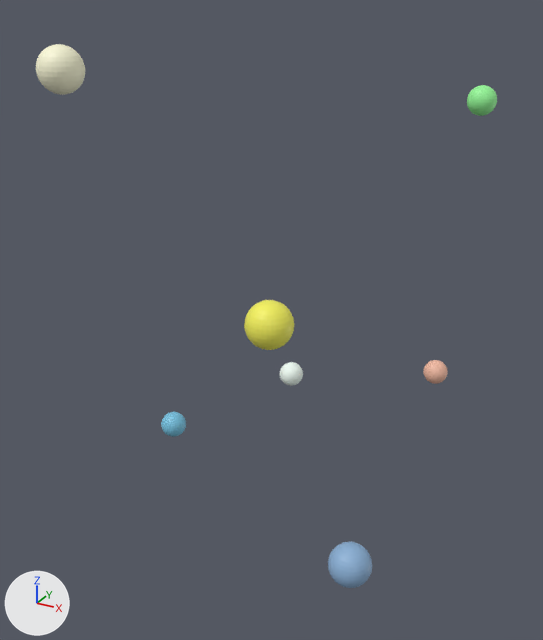
Renders of the Blender file Planets.blend from each side of a commit.
The view is the same before and after, from a camera (50 mm lens) standing at (13.3, -24.0, 12.3) and looking at (0.7, -1.0, 0.7). The lights are fixed; the arrows at lower left show +X, +Y and +Z.

The scene before the commit, as lines of its bpy script (objects in view):
```python
ob_p1 = bpy.data.objects.new('P1', me_sphere_307)
ob_p1.location = (4.763, 7.774, -4.466)
ob_p2 = bpy.data.objects.new('P2', me_sphere_308)
ob_p2.location = (6.289, 4.828, 8.509)
ob_p3 = bpy.data.objects.new('P3', me_sphere_309)
ob_p3.location = (6.893, -7.516, -3.365)
ob_p4 = bpy.data.objects.new('P4', me_sphere_310)
ob_p4.location = (-6.03, 1.292, -7.081)
ob_p5 = bpy.data.objects.new('P5', me_sphere_311)
ob_p5.location = (-1.133, 4.192, -4.421)
ob_p6 = bpy.data.objects.new('P6', me_sphere_312)
ob_p6.location = (-1.406, -8.636, 10.34)
ob_sun = bpy.data.objects.new('Sun', me_sphere_306)
ob_sun.location = (0.0, 0.0, 0.0)
```
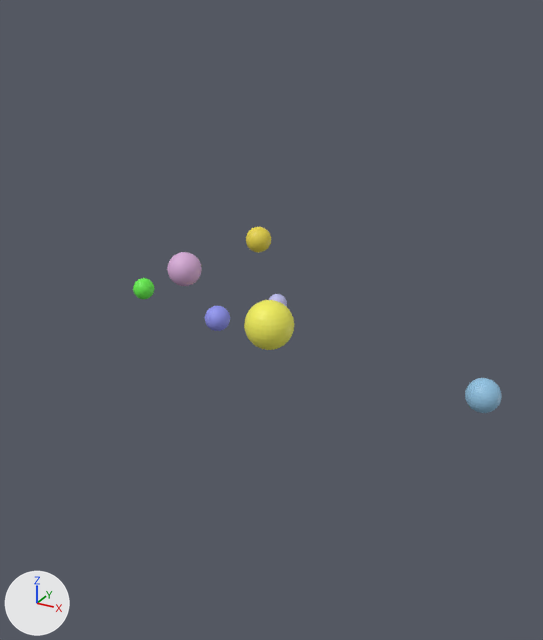
Where the change shows, as pixel boxes [x1, y1, x2, y2] in the pictures (543 x 640 px):
'P6', reshaped, moved (56% narrower, 58% shorter): before [36, 44, 85, 95]; after [133, 278, 154, 299]
'P3', reshaped, moved (42% narrower, 45% shorter): before [328, 542, 372, 588]; after [246, 227, 271, 252]
'P4', moved: before [161, 412, 186, 437]; after [465, 378, 502, 413]
'P1', reshaped, moved (38% wider, 40% taller): before [423, 360, 448, 384]; after [167, 252, 202, 286]
'P5', reshaped, moved (8% wider): before [280, 362, 303, 386]; after [205, 306, 230, 331]
'P2', reshaped, moved: before [467, 85, 497, 116]; after [269, 294, 287, 306]

The change, as a diff of the scene's bpy script:
```diff
--- a/Planets.blend.py
+++ b/Planets.blend.py
@@ me_sphere_307 @@
-me_sphere_307.from_pydata(...)  # 482 vertices, 512 faces; spans x -0.565..0.565, y -0.565..0.565, z -0.565..0.565
-me_sphere_307.materials.append(mat_spherematerial_071)  # beige #efb7a0
+me_sphere_307.from_pydata(...)  # 482 vertices, 512 faces; spans x -0.693..0.693, y -0.693..0.693, z -0.693..0.693
+# me_sphere_307 part 1: 482 vertices removed from x -0.565..0.565, y -0.565..0.565, z -0.565..0.565; 482 vertices added at x -0.693..0.693, y -0.693..0.693, z -0.693..0.693, forming a UV sphere (32 segments, 16 rings, poles along z)
+me_sphere_307.materials.append(mat_spherematerial_140)  # pink #d9add9
@@ me_sphere_308 @@
-me_sphere_308.from_pydata(...)  # 482 vertices, 512 faces; spans x -0.543..0.543, y -0.543..0.543, z -0.543..0.543
-me_sphere_308.materials.append(mat_spherematerial_072)  # green #96fa99
+me_sphere_308.from_pydata(...)  # 482 vertices, 512 faces; spans x -0.421..0.421, y -0.421..0.421, z -0.421..0.421
+# me_sphere_308 part 2: 482 vertices removed from x -0.543..0.543, y -0.543..0.543, z -0.543..0.543; 482 vertices added at x -0.421..0.421, y -0.421..0.421, z -0.421..0.421, forming a UV sphere (32 segments, 16 rings, poles along z)
+me_sphere_308.materials.append(mat_spherematerial_141)  # blue #bfbfef
@@ me_sphere_309 @@
-me_sphere_309.from_pydata(...)  # 482 vertices, 512 faces; spans x -0.657..0.657, y -0.657..0.657, z -0.657..0.657
-me_sphere_309.materials.append(mat_spherematerial_073)  # blue #8aafd4
+me_sphere_309.from_pydata(...)  # 482 vertices, 512 faces; spans x -0.458..0.458, y -0.458..0.458, z -0.458..0.458
+# me_sphere_309 part 3: 482 vertices removed from x -0.657..0.657, y -0.657..0.657, z -0.657..0.657; 482 vertices added at x -0.458..0.458, y -0.458..0.458, z -0.458..0.458, forming a UV sphere (32 segments, 16 rings, poles along z)
+me_sphere_309.materials.append(mat_spherematerial_142)  # yellow #e9d545
@@ me_sphere_311 @@
-me_sphere_311.from_pydata(...)  # 482 vertices, 512 faces; spans x -0.553..0.553, y -0.553..0.553, z -0.553..0.553
-me_sphere_311.materials.append(mat_spherematerial_075)  # white #f0fdf5
+me_sphere_311.from_pydata(...)  # 482 vertices, 512 faces; spans x -0.456..0.456, y -0.456..0.456, z -0.456..0.456
+# me_sphere_311 part 4: 482 vertices removed from x -0.553..0.553, y -0.553..0.553, z -0.553..0.553; 482 vertices added at x -0.456..0.456, y -0.456..0.456, z -0.456..0.456, forming a UV sphere (32 segments, 16 rings, poles along z)
+me_sphere_311.materials.append(mat_spherematerial_144)  # blue #9094f0
@@ me_sphere_312 @@
-me_sphere_312.from_pydata(...)  # 482 vertices, 512 faces; spans x -0.624..0.624, y -0.624..0.624, z -0.624..0.624
-me_sphere_312.materials.append(mat_spherematerial_076)  # white #fefcdb
+me_sphere_312.from_pydata(...)  # 482 vertices, 512 faces; spans x -0.475..0.475, y -0.475..0.475, z -0.475..0.475
+# me_sphere_312 part 5: 482 vertices removed from x -0.624..0.624, y -0.624..0.624, z -0.624..0.624; 482 vertices added at x -0.475..0.475, y -0.475..0.475, z -0.475..0.475, forming a UV sphere (32 segments, 16 rings, poles along z)
+me_sphere_312.materials.append(mat_spherematerial_145)  # green #66f04c
@@ ob_p1 @@
 ob_p1 = bpy.data.objects.new('P1', me_sphere_307)
-ob_p1.location = (4.763, 7.774, -4.466)
+ob_p1.location = (-3.722, -0.39, 1.836)
@@ ob_p2 @@
 ob_p2 = bpy.data.objects.new('P2', me_sphere_308)
-ob_p2.location = (6.289, 4.828, 8.509)
+ob_p2.location = (-1.116, 2.74, -0.289)
@@ ob_p3 @@
 ob_p3 = bpy.data.objects.new('P3', me_sphere_309)
-ob_p3.location = (6.893, -7.516, -3.365)
+ob_p3.location = (0.442, -1.577, 4.055)
@@ ob_p4 @@
 ob_p4 = bpy.data.objects.new('P4', me_sphere_310)
-ob_p4.location = (-6.03, 1.292, -7.081)
+ob_p4.location = (8.398, 1.199, -1.529)
@@ ob_p5 @@
 ob_p5 = bpy.data.objects.new('P5', me_sphere_311)
-ob_p5.location = (-1.133, 4.192, -4.421)
+ob_p5.location = (-0.331, -3.238, 1.45)
@@ ob_p6 @@
 ob_p6 = bpy.data.objects.new('P6', me_sphere_312)
-ob_p6.location = (-1.406, -8.636, 10.34)
+ob_p6.location = (-6.9, 0.843, -0.0348)
```
